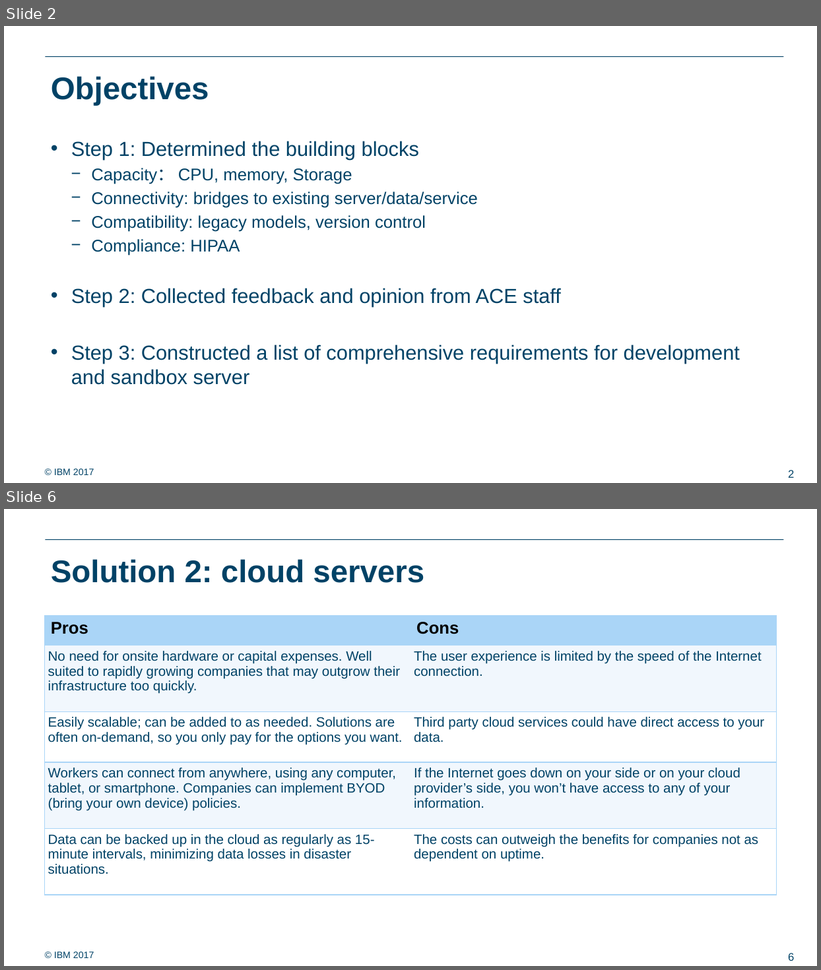
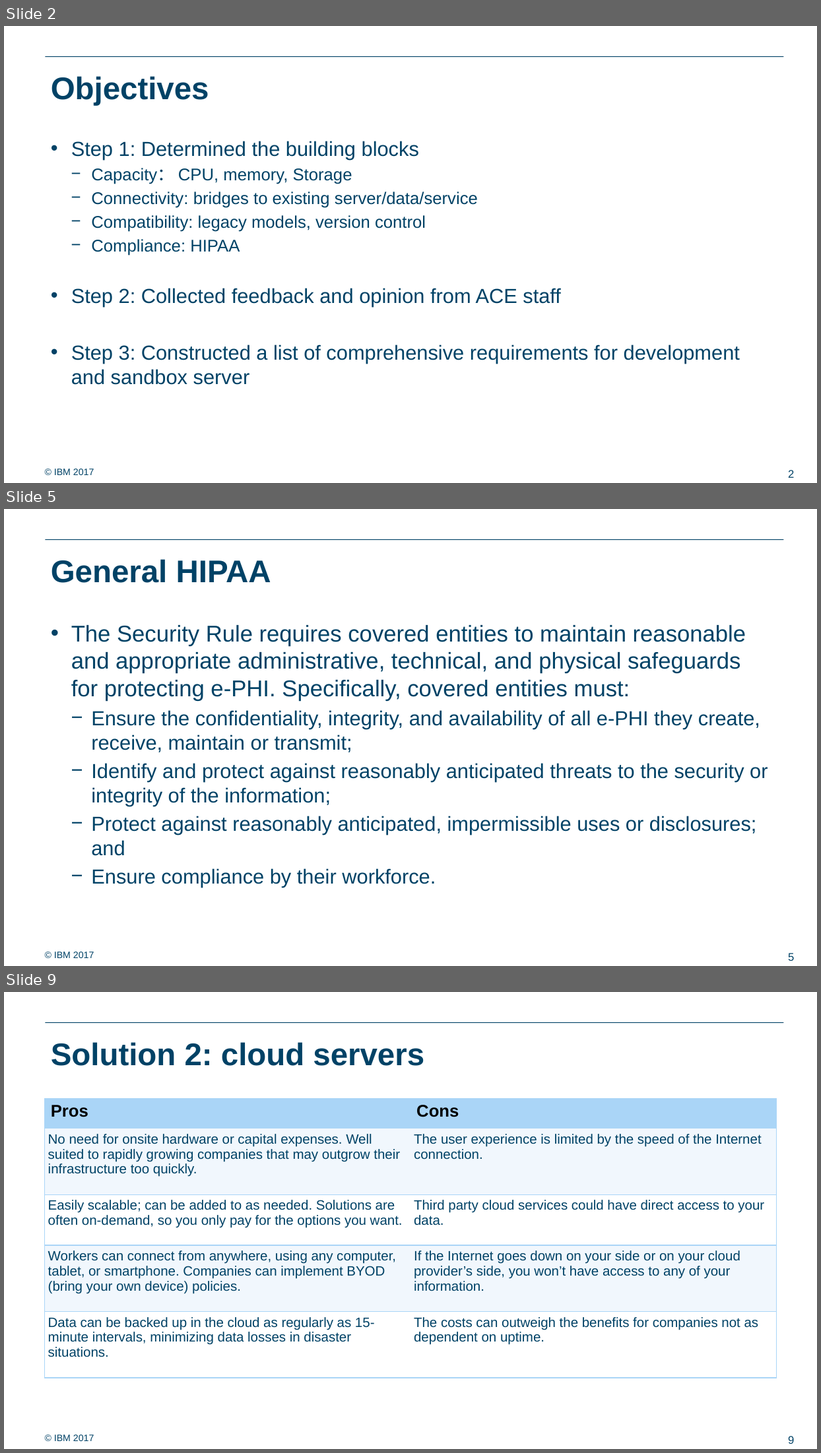
Before and after one commit to ralf0615/Analytics_project_backlog, a slide deck: Analytics_server_setup_v1.pptx. Shown one above the other, each under a label of ours: slides 2 and 6 before the commit, slides 2, 5 and 9 after it; the slides between them are not shown. The pictures are 821x970 and 821x1453 pixels, drawn with LibreOffice and Linux fonts; fonts in the diff are those of the drawing; background and template pictures are left out. Boxes give left, top, right and bottom in pixels: in the first picture for what was removed or moved away, otherwise in the second. Text is boxed around its words. In the diff, an @@ line names an element or a change of style, - is before the commit and + after.

```diff
--- a/Analytics_server_setup_v1.pptx
+++ b/Analytics_server_setup_v1.pptx
@@ slide 5 added at bbox=[4, 509, 817, 966], background #FFFFFF; not listed: 3 template elements that a slide beside it also shows @@
@@ title added at bbox=[51, 559, 271, 583], 37 pt, text #004266, bold @@
+General HIPAA
@@ text added at bbox=[71, 625, 768, 888], 24 pt, text #004266 @@
+• The Security Rule requires covered entities to maintain reasonable and appropriate administrative, technical, and physical safeguards for protecting e-PHI. Specifically, covered entities must:
+  − Ensure the confidentiality, integrity, and availability of all e-PHI they create, receive, maintain or transmit;
+  − Identify and protect against reasonably anticipated threats to the security or integrity of the information;
+  − Protect against reasonably anticipated, impermissible uses or disclosures; and
+  − Ensure compliance by their workforce.
@@ what was slide 6 is now slide 9 @@
@@ page number at bbox=[788, 1436, 794, 1444]: text changed @@
-6
+9
```
Also in this commit, not shown: 4 slides changed, 2 other slides added, 3 other files.
